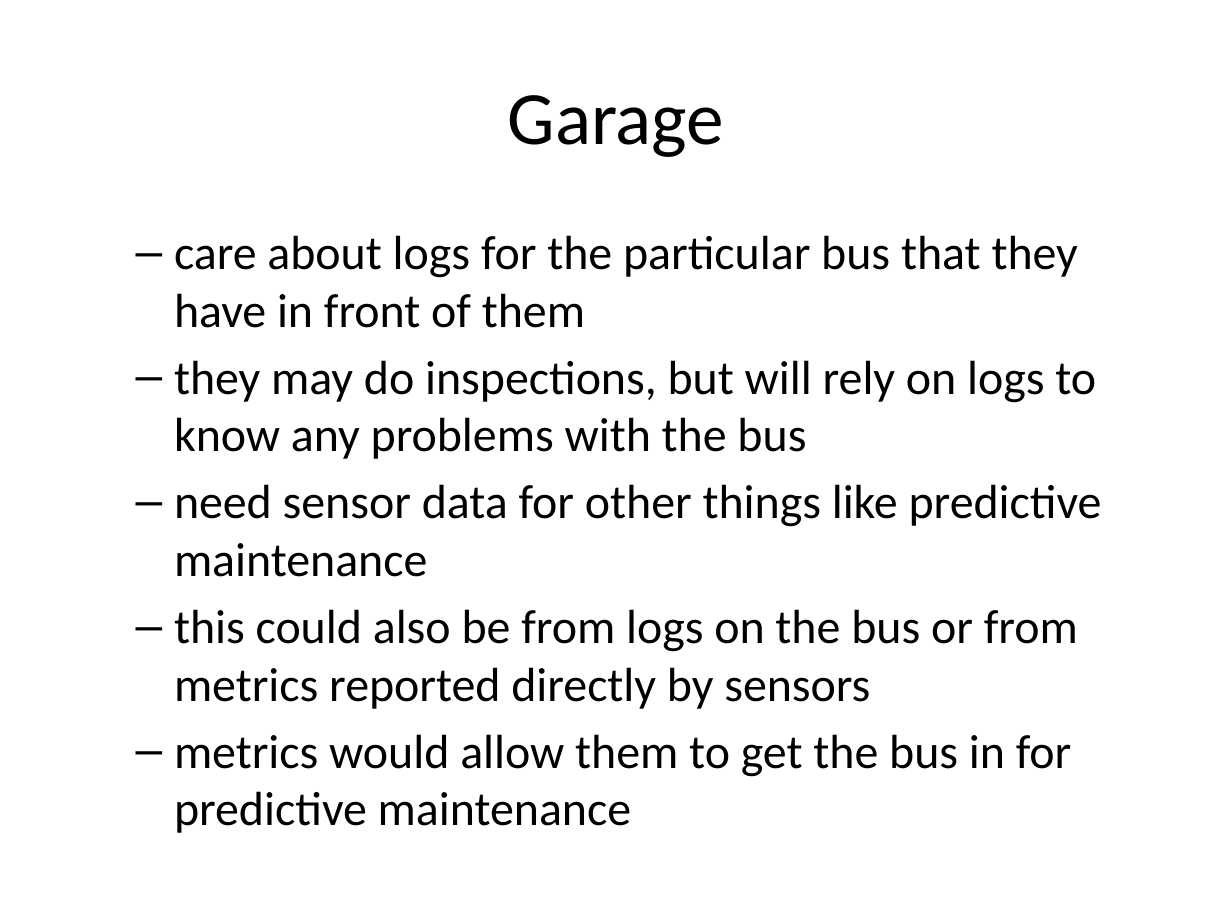
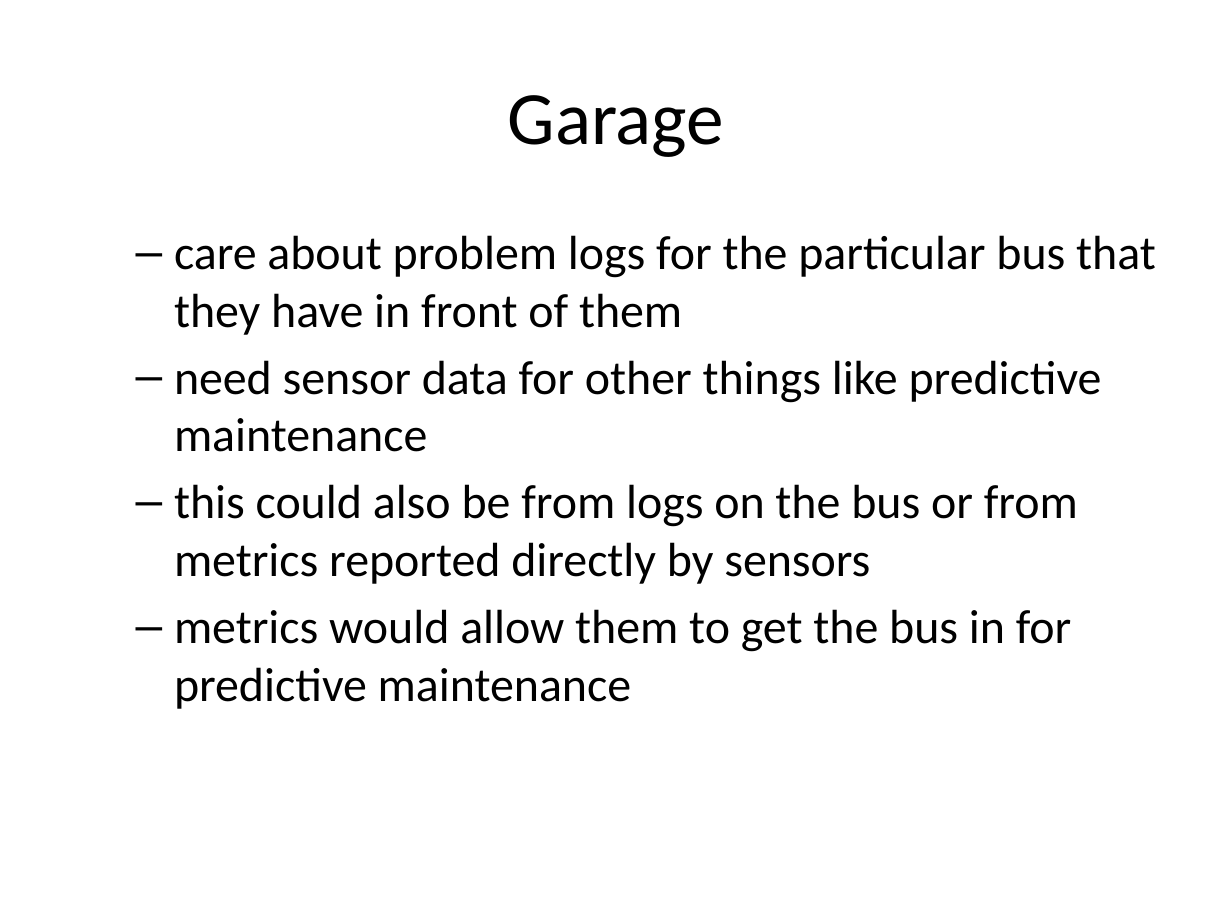
Before and after one commit to rhildred/INFO8985, a slide deck: slide 9 of observability/slides.pptx. Drawn at 1232x924 pixels with LibreOffice and Linux fonts; fonts in the diff are those of the drawing. Boxes give left, top, right and bottom in pixels: in the first picture for what was removed or moved away, otherwise in the second. Text is boxed around its words. In the diff, an @@ line names an element or a change of style, - is before the commit and + after.

```diff
--- a/observability/slides.pptx
+++ b/observability/slides.pptx
@@ text at bbox=[174, 235, 1156, 335]: text changed @@
-  – care about logs for the particular bus that they have in front of them
-  – they may do inspections, but will rely on logs to know any problems with the bus
+  – care about problem logs for the particular bus that they have in front of them
```
Also in this commit, not shown: 4 other slides changed, 7 slides added, 17 other files.
